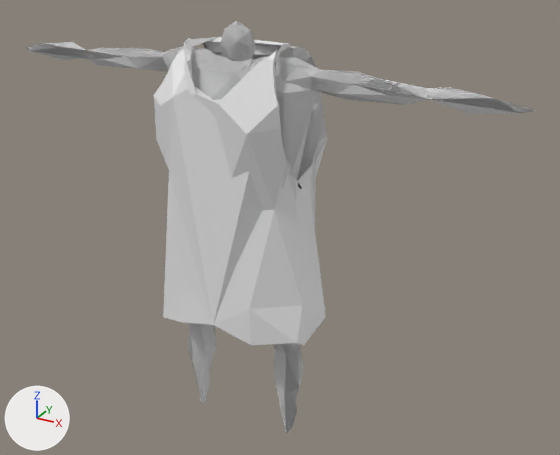
An edit to the glTF model maybraid/assets/characters/clothes/short_dress.glb, drawn before and after from the same camera.
Before and after are seen from a 50 mm camera at (1.69, -2.72, 1.46) aimed at (0.14, 0.11, 0.04). The axes (+X, +Y, +Z) are drawn at lower left. The lights are the same throughout. The older version comes first.
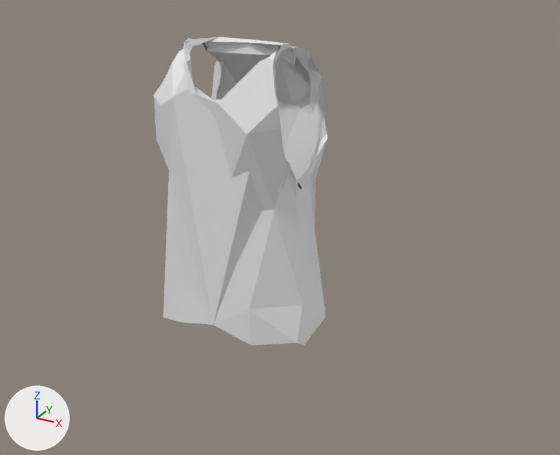
What the commit changed:
Object 'Icosphere' (ob_icosphere) is deleted.
Object 'Icosphere.011' (ob_icosphere_011) is deleted.

Changed parts and their boxes (x1, y1, x2, y2) in the pictures (560 x 455 px):
'Icosphere.011', deleted
    before: (27, 21, 536, 433)
'Icosphere', deleted
    before: (29, 42, 531, 434)
